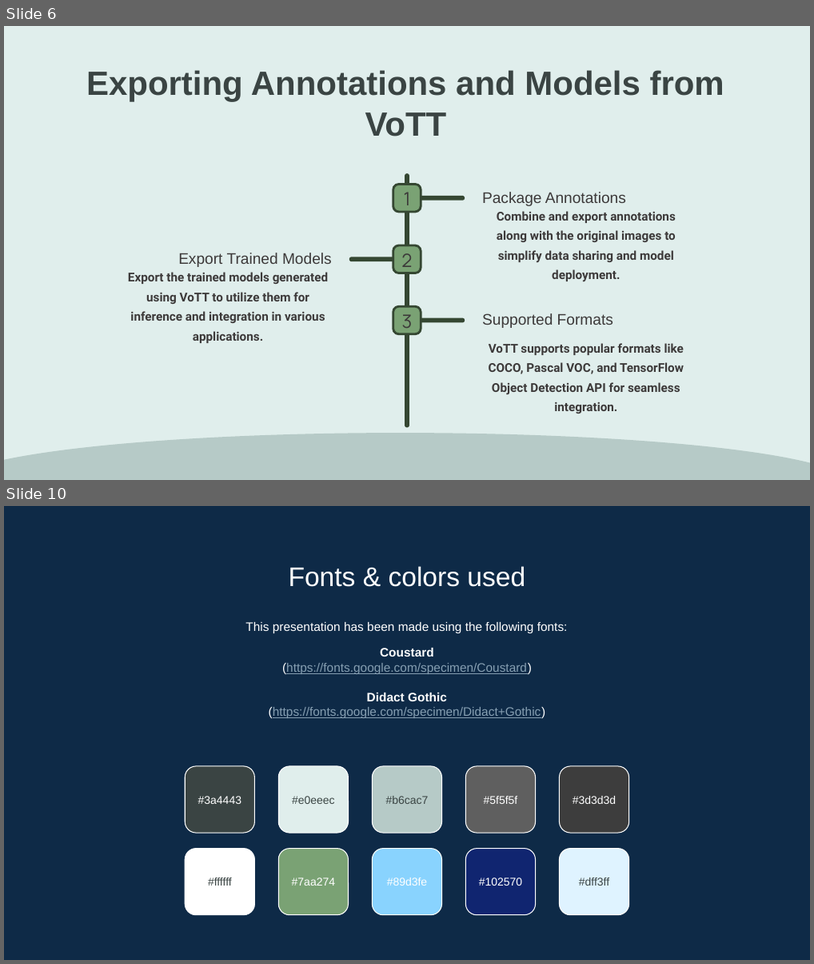
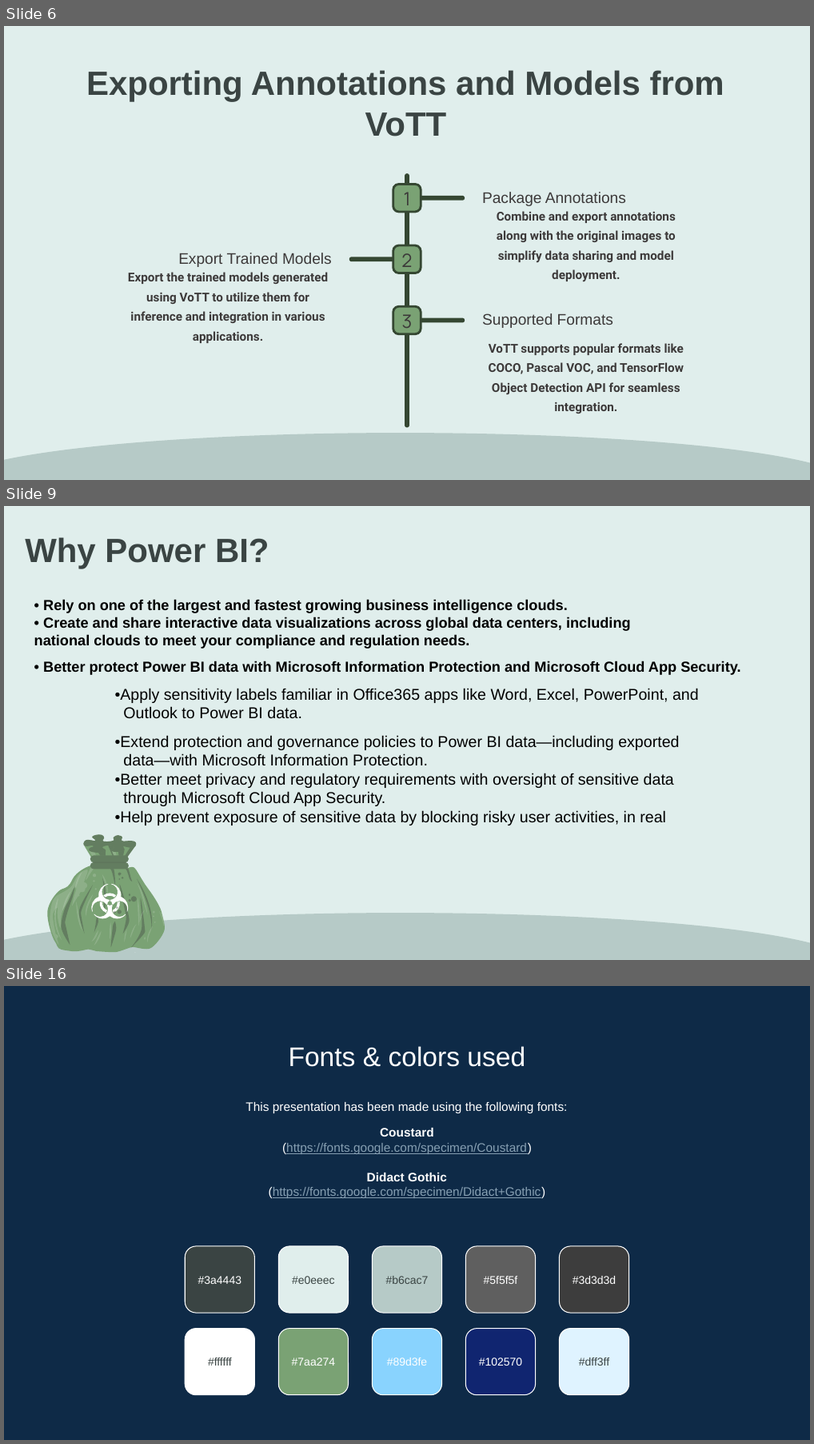
Before and after one commit to MahmoudEssam707/Data-Tools, a slide deck: PowerPoints.pptx. Shown one above the other, each under a label of ours: slides 6 and 10 before the commit, slides 6, 9 and 16 after it; the slides between them are not shown. The pictures are 814x964 and 814x1444 pixels, drawn with LibreOffice and Linux fonts; fonts in the diff are those of the drawing. Boxes give left, top, right and bottom in pixels: in the first picture for what was removed or moved away, otherwise in the second. Text is boxed around its words. In the diff, an @@ line names an element or a change of style, - is before the commit and + after.

```diff
--- a/PowerPoints.pptx
+++ b/PowerPoints.pptx
@@ slide 9 added at (4, 506, 810, 960), background #E0EEEC; not listed: 1 template element that a slide beside it also shows @@
@@ text added at (25, 537, 270, 569), 30 pt, text #3A4443, bold @@
+Why Power BI?
@@ text added at (34, 599, 741, 825), 14 pt, text #000000 @@
+• Rely on one of the largest and fastest growing business intelligence clouds.
+• Create and share interactive data visualizations across global data centers, including
+national clouds to meet your compliance and regulation needs.
+• Better protect Power BI data with Microsoft Information Protection and Microsoft Cloud App Security.
+•Apply sensitivity labels familiar in Office365 apps like Word, Excel, PowerPoint, and
+Outlook to Power BI data.
+•Extend protection and governance policies to Power BI data—including exported
+data—with Microsoft Information Protection.
+•Better meet privacy and regulatory requirements with oversight of sensitive data
+through Microsoft Cloud App Security.
+•Help prevent exposure of sensitive data by blocking risky user activities, in real
@@ group added at (46, 834, 166, 952): 63 freeform shapes @@
@@ what was slide 10 is now slide 16 @@
```
Also in this commit, not shown: 1 slide changed, 7 other slides added, 2 slides removed.
